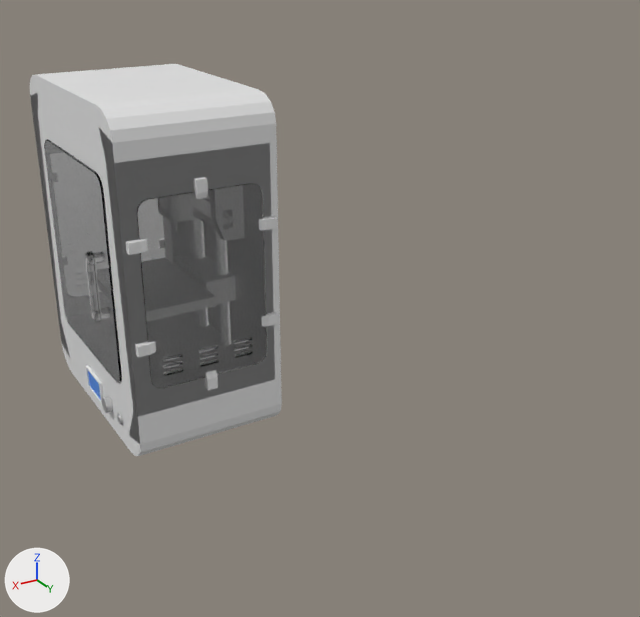
Two versions of the Blender file Project Assets/3dBio.blend, one commit apart.
The view is the same before and after, from a 50 mm camera at (3.22, 9.48, 5.7) aimed at (-1.15, 2.2, 2.06). Arrows for +X, +Y and +Z are at lower left; the lights stay in place.
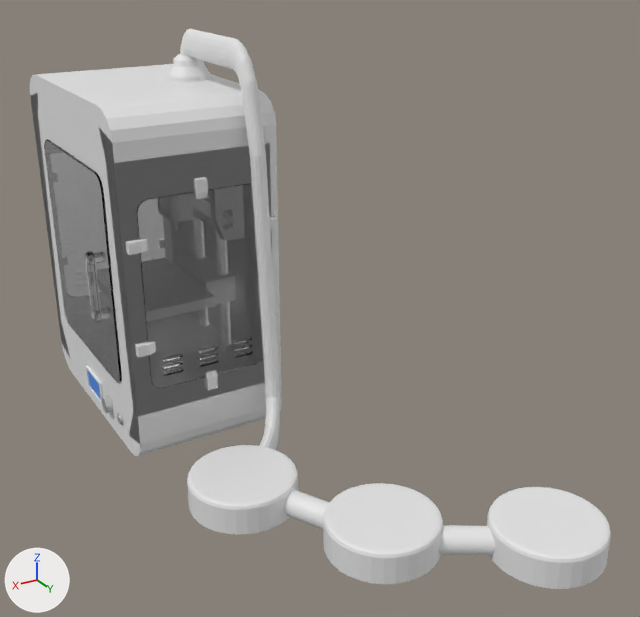
The change, as a diff of the scene's bpy script:
```diff
--- a/Project Assets/3dBio.blend.py
+++ b/Project Assets/3dBio.blend.py
@@ me_cylinder_017 @@
+me_cylinder_017.from_pydata(...)  # 128 vertices, 98 faces; spans x -1.0..1.0, y -1.0..1.0, z -0.21..0.38
@@ me_cylinder_013 @@
+me_cylinder_013.from_pydata(...)  # 160 vertices, 130 faces; spans x -1.0..1.0, y -1.0..1.0, z -1.0..0.59
@@ me_cylinder_010 @@
+me_cylinder_010.from_pydata(...)  # a 32-sided cylinder along z spanning x -1.0..1.0, y -1.0..1.0, z -2.95..1.0
@@ cu_cube_002 @@
+cu_cube_002 = bpy.data.curves.new('Cube.002', 'CURVE')
+cu_cube_002.dimensions = '3D'
+_sp = cu_cube_002.splines.new('POLY'); _sp.points.add(16)
+_sp.points.foreach_set('co', [-1.0, -1.662, 0.637, 0.0, -1.0, -1.623, 0.703, 0.0, -1.0, -1.573, 0.746, 0.0, -1.0, -1.517, 0.761, 0.0, -1.0, -0.422, 0.761, 0.0, -1.0, -0.308, 0.743, 0.0, -1.0, -0.205, 0.69, 0.0, -1.0, -0.124, 0.609, 0.0, -1.0, -0.00479, 0.32, 0.0, -1.0, 0.0132, 0.271, 0.0, -1.08, 0.0483, -1.031, 0.0, -1.069, 0.0796, -1.163, 0.0, -1.009, 0.177, -1.258, 0.0, -0.922, 0.293, -1.334, 0.0, -0.803, 0.427, -1.349, 0.0, -0.723, 0.507, -1.363, 0.0, -0.562, 0.635, -1.36, 0.0])
+_sp.order_v = 0
+_sp.resolution_v = 0
+_sp.use_endpoint_u = True
+_sp.use_smooth = False
+cu_cube_002.bevel_profile.use_clip = True
+cu_cube_002.bevel_resolution = 6
+cu_cube_002.bevel_depth = 0.08
+cu_cube_002.fill_mode = 'FULL'
@@ ob_cylinder_008 @@
+ob_cylinder_008 = bpy.data.objects.new('Cylinder.008', me_cylinder_017)
+ob_cylinder_008.location = (-2.12, 4.72, 0.42)
+ob_cylinder_008.scale = (0.56, 0.56, 0.56)
@@ ob_cylinder_005 @@
+ob_cylinder_005 = bpy.data.objects.new('Cylinder.005', me_cylinder_017.copy())
+ob_cylinder_005.location = (-0.84, 3.87, 0.42)
+ob_cylinder_005.scale = (0.56, 0.56, 0.56)
@@ ob_cylinder_013 @@
+ob_cylinder_013 = bpy.data.objects.new('Cylinder.013', me_cylinder_013)
+ob_cylinder_013.location = (-0.74, 0.06, 4.27)
+ob_cylinder_013.scale = (0.229, 0.229, 0.229)
@@ ob_cylinder_010 @@
+ob_cylinder_010 = bpy.data.objects.new('Cylinder.010', me_cylinder_010)
+ob_cylinder_010.location = (-1.32, 4.3, 0.44)
+ob_cylinder_010.rotation_euler = (1.571, 0.0, 1.008)  # degrees (90, 0, 58)
+ob_cylinder_010.scale = (0.133, 0.133, 0.133)
@@ ob_cylinder_004 @@
+ob_cylinder_004 = bpy.data.objects.new('Cylinder.004', me_cylinder_010.copy())
+ob_cylinder_004.location = (-0.36, 3.1, 0.44)
+ob_cylinder_004.rotation_euler = (1.571, 0.0, 0.473)  # degrees (90, 0, 27)
+ob_cylinder_004.scale = (0.133, 0.133, 0.133)
@@ ob_cylinder_002 @@
+ob_cylinder_002 = bpy.data.objects.new('Cylinder.002', me_cylinder_017.copy())
+ob_cylinder_002.location = (-0.02, 2.56, 0.42)
+ob_cylinder_002.scale = (0.56, 0.56, 0.56)
@@ ob_cube_002 @@
+ob_cube_002 = bpy.data.objects.new('Cube.002', cu_cube_002)
+ob_cube_002.location = (0.26, 1.68, 3.08)
+ob_cube_002.scale = (1.0, 1.0, 1.92)
```

Location of each change, (x1, y1, x2, y2) in pixels of the pictures (640 x 617 px):
'Cylinder.008', added
    after: (487, 487, 611, 589)
'Cylinder.005', added
    after: (323, 483, 443, 584)
'Cylinder.002', added
    after: (187, 445, 298, 535)
'Cube.002', added
    after: (180, 29, 280, 450)
'Cylinder.010', added
    after: (439, 525, 495, 555)
'Cylinder.004', added
    after: (284, 490, 330, 530)
'Cylinder.013', added
    after: (169, 54, 210, 82)
